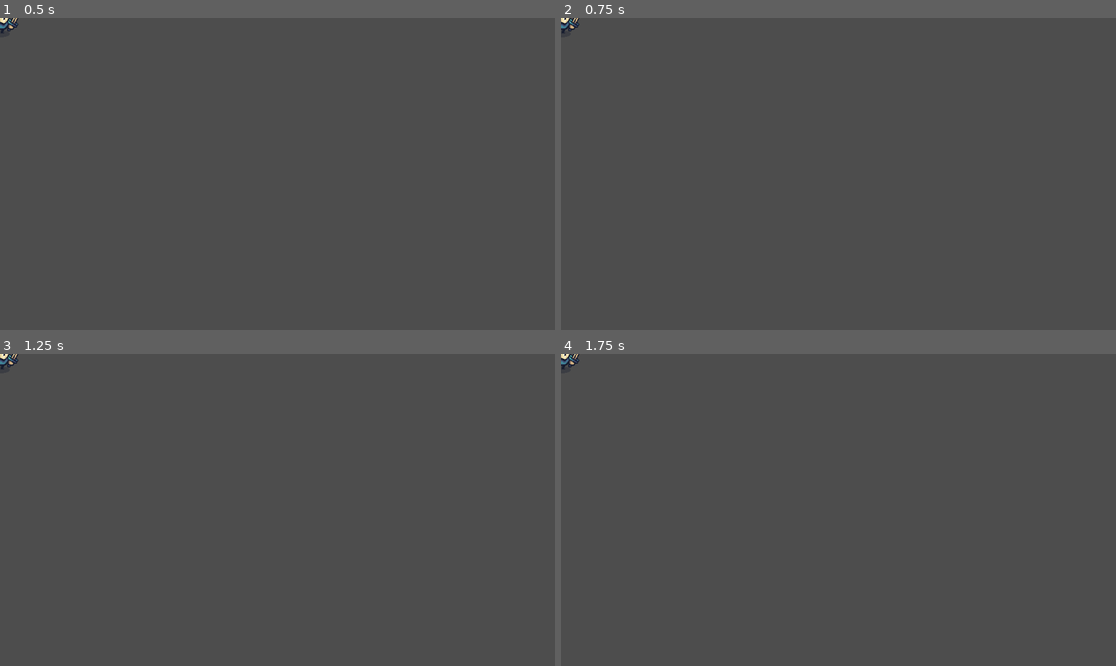
Above: before the commit, frames 1-4 (two rows, left to right).
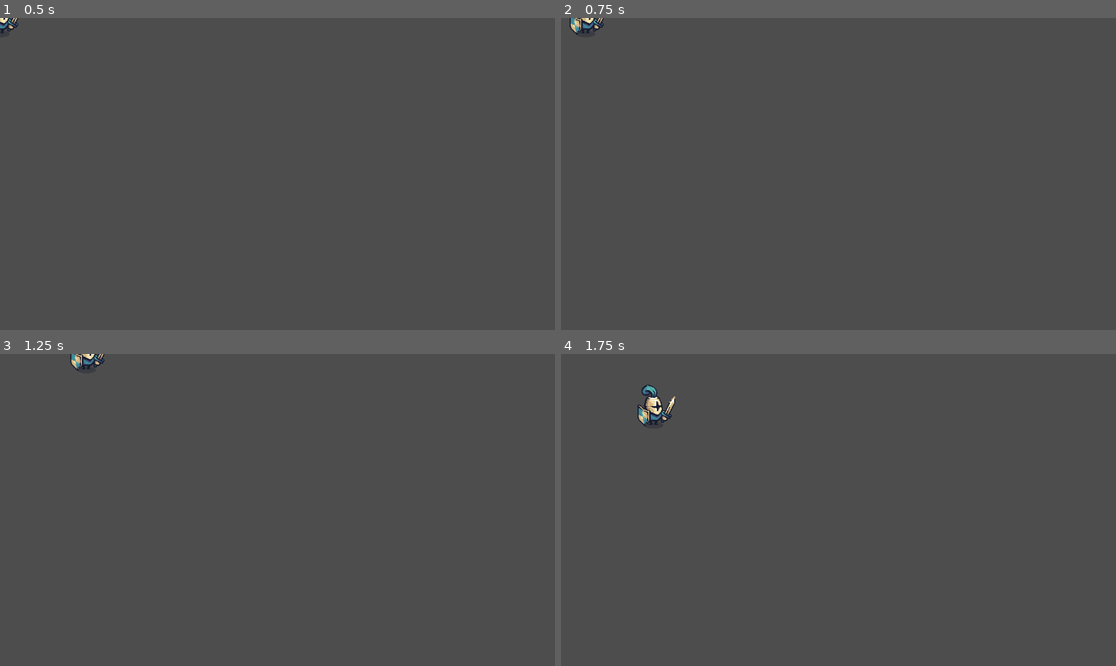
Above: after the commit, the same moments.

Repository: GlauberBelo/gamedev-AncientKnights
Game: Godot game, scene res://knight/knight.tscn
The game is run twice, just before and just after one commit, with the same random seed, the same clock (stepped at 60 frames per second) and the same inputs. The project has no main scene, so this scene is started directly.
Inputs:
- Up to frame 1 (0.5 s): no input
- Up to frame 2 (0.75 s): tap Enter at 0.5 s; hold D (move_right, bound only after the commit) from 0.53 s (still down)
- Up to frame 3 (1.25 s): keep holding D (move_right, bound only after the commit)
- Up to frame 4 (1.75 s): release D (move_right, bound only after the commit) at 1.28 s; hold S (move_down, bound only after the commit) from 1.28 s (still down)

Frame 1 is identical in both runs. In frame 2, 0.3% of the frame differs, in the area x 0-8%, y 0-6%; in frame 3, 0.4%; in frame 4, 0.6%, in the area x 0-21%, y 0-24%.

Commit message:
Top/Down/Left/Right update direction

Diff:
--- /dev/null
+++ b/AncientKnights/knight/knight.gd
@@ -0,0 +1,16 @@
+extends CharacterBody2D
+
+@export var move_speed: float = 256.0
+
+func _physics_process(delta: float) -> void:
+	var direction: Vector2 = get_direction()
+	print(direction.length())
+	velocity = direction * move_speed
+	move_and_slide()
+
+
+func get_direction() -> Vector2:
+	return Vector2(
+		Input.get_axis("move_left", "move_right"),
+		Input.get_axis("move_up", "move_down")
+	).normalized()
--- a/AncientKnights/knight/knight.tscn
+++ b/AncientKnights/knight/knight.tscn
@@ -1,11 +1,13 @@
-[gd_scene load_steps=3 format=3 uid="uid://clkvcmebr7u2y"]
+[gd_scene load_steps=4 format=3 uid="uid://clkvcmebr7u2y"]
 
+[ext_resource type="Script" path="res://knight/knight.gd" id="1_0xkhs"]
 [ext_resource type="Texture2D" uid="uid://iwlynoqmepuo" path="res://Assets/Factions/Knights/Warrior.png" id="1_qaebs"]
 
 [sub_resource type="RectangleShape2D" id="RectangleShape2D_vgbfq"]
 size = Vector2(41, 18)
 
 [node name="Knight" type="CharacterBody2D"]
+script = ExtResource("1_0xkhs")
 
 [node name="Collision" type="CollisionShape2D" parent="."]
 position = Vector2(0.5, 31)
--- a/AncientKnights/project.godot
+++ b/AncientKnights/project.godot
@@ -14,6 +14,38 @@
 config/features=PackedStringArray("4.1", "Mobile")
 config/icon="res://icon.svg"
 
+[input]
+
+texture={
+"deadzone": 0.5,
+"events": []
+}
+move_left={
+"deadzone": 0.5,
+"events": [Object(InputEventKey,"resource_local_to_scene":false,"resource_name":"","device":-1,"window_id":0,"alt_pressed":false,"shift_pressed":false,"ctrl_pressed":false,"meta_pressed":false,"pressed":false,"keycode":0,"physical_keycode":65,"key_label":0,"unicode":97,"echo":false,"script":null)
+, Object(InputEventKey,"resource_local_to_scene":false,"resource_name":"","device":-1,"window_id":0,"alt_pressed":false,"shift_pressed":false,"ctrl_pressed":false,"meta_pressed":false,"pressed":false,"keycode":0,"physical_keycode":4194319,"key_label":0,"unicode":0,"echo":false,"script":null)
+]
+}
+move_right={
+"deadzone": 0.5,
+"events": [Object(InputEventKey,"resource_local_to_scene":false,"resource_name":"","device":-1,"window_id":0,"alt_pressed":false,"shift_pressed":false,"ctrl_pressed":false,"meta_pressed":false,"pressed":false,"keycode":0,"physical_keycode":68,"key_label":0,"unicode":100,"echo":false,"script":null)
+, Object(InputEventKey,"resource_local_to_scene":false,"resource_name":"","device":-1,"window_id":0,"alt_pressed":false,"shift_pressed":false,"ctrl_pressed":false,"meta_pressed":false,"pressed":false,"keycode":0,"physical_keycode":4194321,"key_label":0,"unicode":0,"echo":false,"script":null)
+]
+}
+move_up={
+"deadzone": 0.5,
+"events": [Object(InputEventKey,"resource_local_to_scene":false,"resource_name":"","device":-1,"window_id":0,"alt_pressed":false,"shift_pressed":false,"ctrl_pressed":false,"meta_pressed":false,"pressed":false,"keycode":0,"physical_keycode":87,"key_label":0,"unicode":119,"echo":false,"script":null)
+, Object(InputEventKey,"resource_local_to_scene":false,"resource_name":"","device":-1,"window_id":0,"alt_pressed":false,"shift_pressed":false,"ctrl_pressed":false,"meta_pressed":false,"pressed":false,"keycode":0,"physical_keycode":4194320,"key_label":0,"unicode":0,"echo":false,"script":null)
+]
+}
+move_down={
+"deadzone": 0.5,
+"events": [Object(InputEventKey,"resource_local_to_scene":false,"resource_name":"","device":-1,"window_id":0,"alt_pressed":false,"shift_pressed":false,"ctrl_pressed":false,"meta_pressed":false,"pressed":false,"keycode":0,"physical_keycode":83,"key_label":0,"unicode":115,"echo":false,"script":null)
+, Object(InputEventKey,"resource_local_to_scene":false,"resource_name":"","device":-1,"window_id":0,"alt_pressed":false,"shift_pressed":false,"ctrl_pressed":false,"meta_pressed":false,"pressed":false,"keycode":0,"physical_keycode":4194322,"key_label":0,"unicode":0,"echo":false,"script":null)
+]
+}
+
 [rendering]
 
+textures/canvas_textures/default_texture_filter=0
 renderer/rendering_method="mobile"
